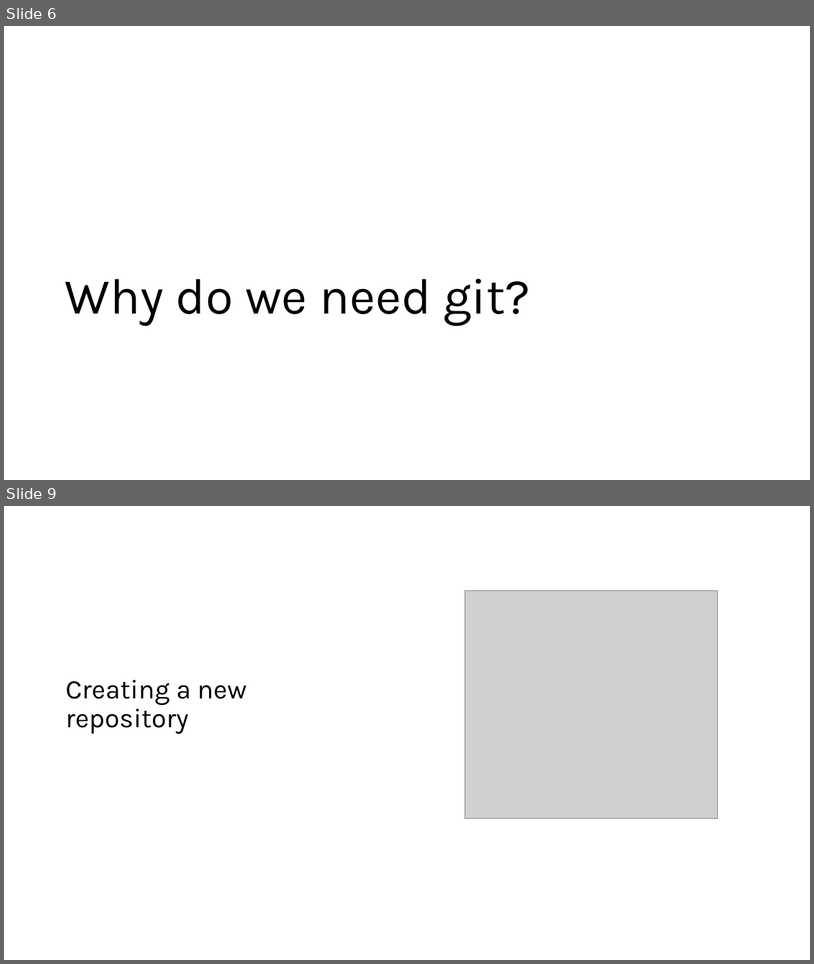
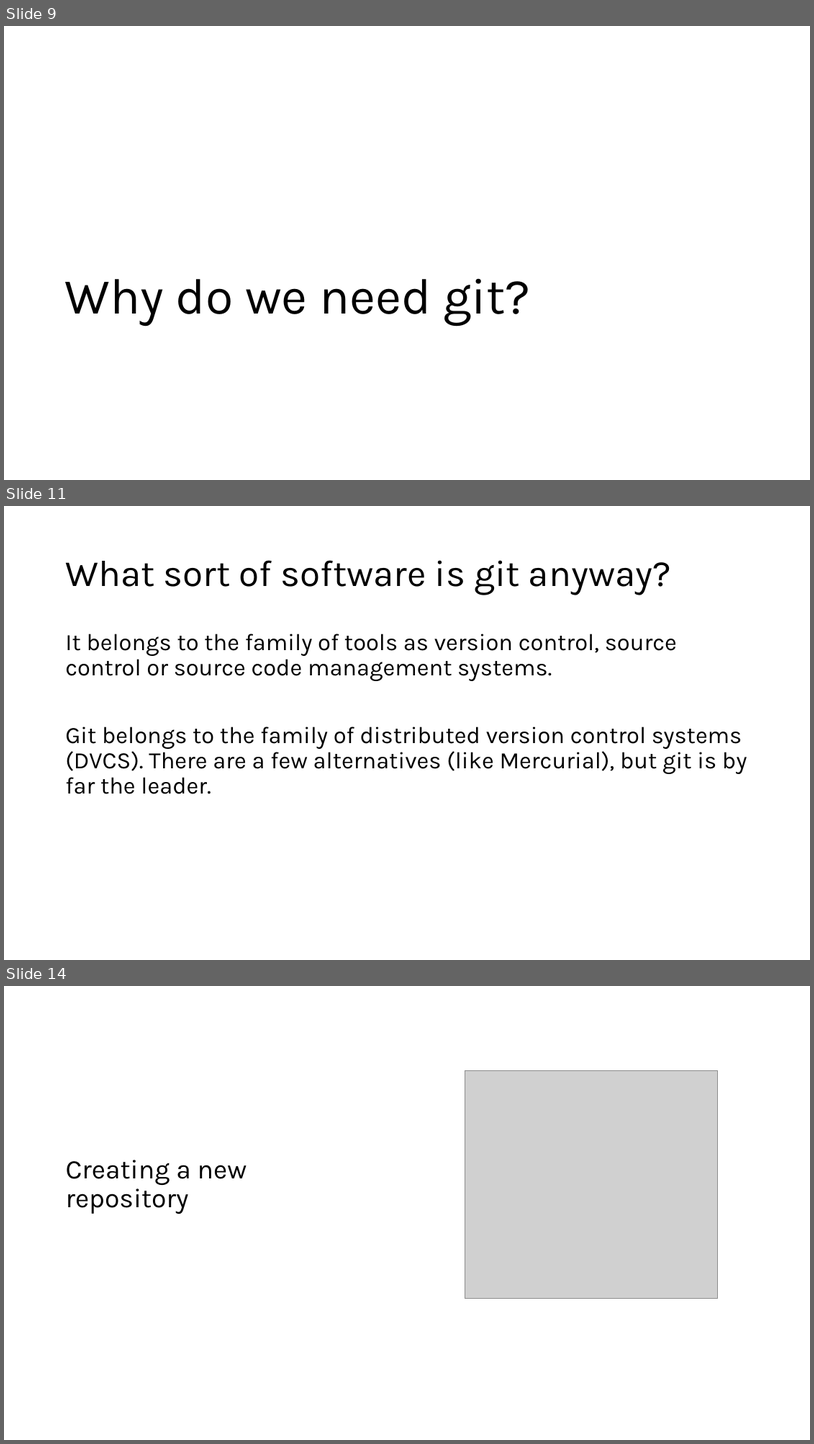
Before and after one commit to BalticMicrosoftDevelopersCommunity/letsbuild-2021, a slide deck: 1.Introduction/GitBasics_BalticMicrosoftDevelopersCommunity_letsbuild2021.pptx. Shown one above the other, each under a label of ours: slides 6 and 9 before the commit, slides 9, 11 and 14 after it; the slides between them are not shown. The pictures are 814x964 and 814x1444 pixels, drawn with LibreOffice and Linux fonts; fonts in the diff are those of the drawing; grey boxes stand for pictures. Boxes give left, top, right and bottom in pixels: in the first picture for what was removed or moved away, otherwise in the second. Text is boxed around its words. In the diff, an @@ line names an element or a change of style, - is before the commit and + after.

```diff
--- a/1.Introduction/GitBasics_BalticMicrosoftDevelopersCommunity_letsbuild2021.pptx
+++ b/1.Introduction/GitBasics_BalticMicrosoftDevelopersCommunity_letsbuild2021.pptx
@@ slide 11 added at [4, 506, 810, 960], background #FFFFFF @@
@@ title added at [65, 560, 671, 595], 44 pt, text #000000 @@
+What sort of software is git anyway?
@@ text added at [65, 633, 748, 794], 28 pt, text #000000 @@
+It belongs to the family of tools as version control, source control or source code management systems.
+Git belongs to the family of distributed version control systems (DVCS). There are a few alternatives (like Mercurial), but git is by far the leader.
@@ what was slide 6 is now slide 9 @@
@@ what was slide 9 is now slide 14 @@
```
Also in this commit, not shown: 11 slides changed, 9 other slides added, 3 slides removed.
